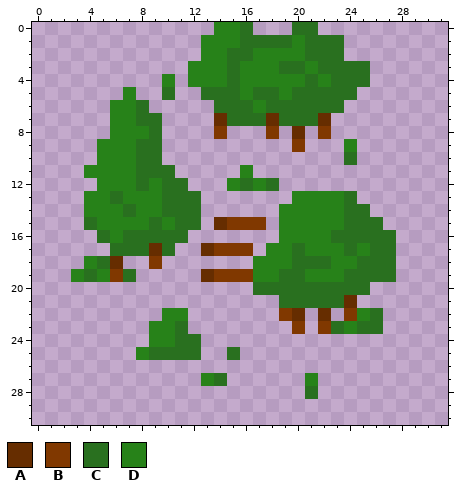
Pixel-art sprite, stored at Images/TileSets/FantasyHex/Tiles/GrasslandForest+Hardwood.png. The picture above was drawn from the file before the commit.
The file is 32x31 pixels. Pixels under 10% opacity are left out.
Palette (. is transparent): A #662d00  B #803800  C #29701f  D #278219
Pixels before, first column x 3:
 0 ...........DDC...CC......
 1 ..........DDDCCCCDCCC....
 2 ..........DDCCDDDDCCC....
 3 .........DDDCDDDCCDCCCC..
 4 .......D.DDDCDDDDDCDCCC..
 5 ....D..C..CCCDCCDCCCCC...
 6 ...DDC.....CCCDCCCCCC....
 7 ...DDCC....ACCCACCCA.....
 8 ...DDDC....B...B.A.B.....
 9 ..DDDCC..........B...D...
10 ..DDDCC..............C...
11 .DDDDCCC.....D...........
12 ..DDDCDCC...DCDC.........
13 .DDCDDDCCC.......DDDDC...
14 .DDDCDDCCC......DDDDDCC..
15 .CDDDDCDCC.ABBB.DDDDDCCC.
16 ..CDCCCCC.......DDDDCCCCC
17 ...CCCAC..ABBB.DDCDDDCDCC
18 .DCA..B.......DDDCCCDDCCC
19 DCDBC.....ABBBDDCCDDDCCCC
20 ..............CCCCCCCCC..
21 ................CCCCCA...
22 .......DD.......BA.A.BDC.
23 ......DDC........B.BCDCC.
24 ......DDCC...............
25 .....DCCCC..C............
26 .........................
27 ..........DC......D......
28 ..................C......
Now the later version:
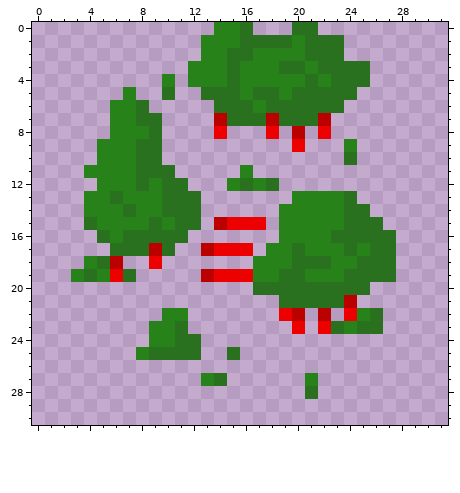
Difference:
Colour A changes from #662d00 to #bb0000.
Colour B changes from #803800 to #ed0000.
Boxes around the changes in both pictures, in picture pixels (x1, y1, x2, y2):
changed: (214, 113, 227, 139)
changed: (266, 113, 331, 152)
changed: (110, 217, 357, 334)
